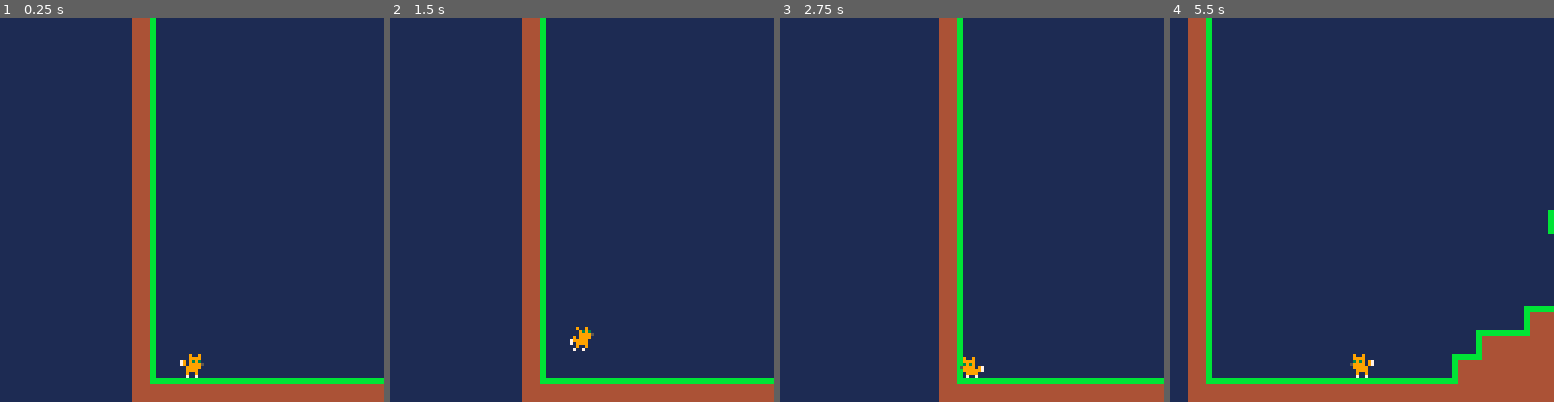
Above: before the commit, frames 1-4 (left to right).
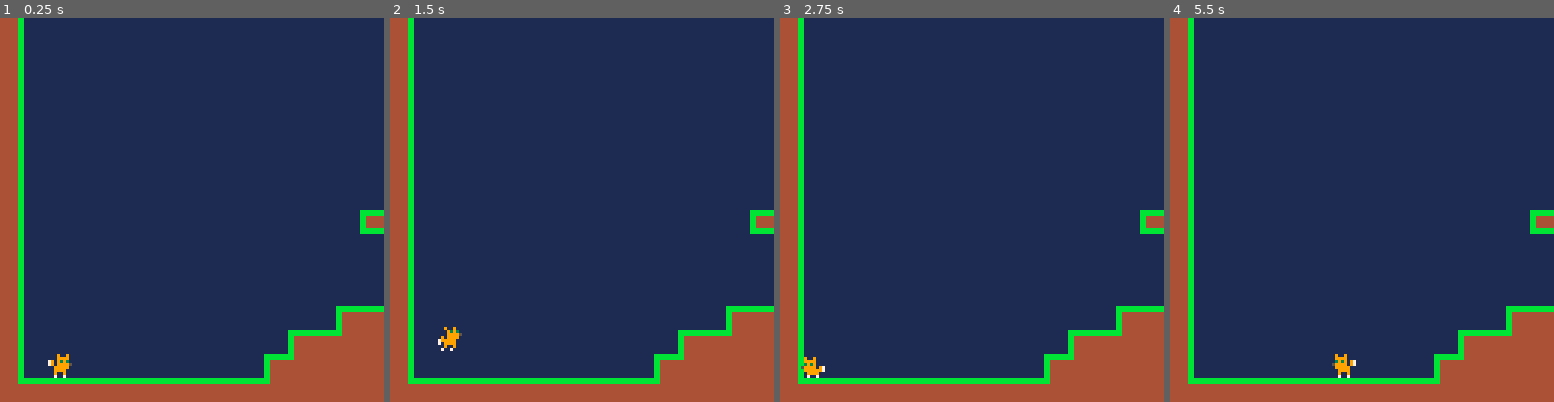
Above: after the commit, the same moments.

Repository: SSM240/FoxQuest
Game: PICO-8 cartridge foxquest.p8
Same seed, same stepped clock (60 frames per second), same inputs: the game is played once before the commit and once after it.
Inputs:
- Up to frame 1 (0.25 s): no input
- Up to frame 2 (1.5 s): tap O (Z key) at 0.33, 0.7, 1.43 s; tap X (X key) at 1.07 s
- Up to frame 3 (2.75 s): hold Left 1.97-2.37 s; tap X (X key) at 2.07, 2.4, 2.73 s; tap O (Z key) at 2.22 s; hold Down from 2.42 s (still down)
- Up to frame 4 (5.5 s): release Down at 2.82 s; hold Right 2.87-3.53 s; tap X (X key) every 0.33 s from 3.07 to 5.4 s; tap O (Z key) at 3.1, 3.98, 4.87 s; hold Up 3.58-4.08 s; hold Right 4.13-4.53 s; hold Down 4.58-5.08 s; hold Left from 5.13 s (still down)

The runs differ from the first frame. In frame 1, 19% of the frame differs, in the area x 0-100%, y 0-100%; in frame 2, 19%; in frame 3, 20%; in frame 4, 13%.

Commit message:
add camera bounds

Diff:
--- a/foxquest.p8
+++ b/foxquest.p8
@@ -22,8 +22,7 @@
 		x = 0,
 		y = 0,
 		w = 16*4,
-		h = 16,
-		vertical = false
+		h = 16
 	}
 }
 
@@ -64,7 +63,17 @@
 
 function _draw()
 	cls(1)
-	camera(pl.x - 60, 0)
+	camera_x = clamp(
+		pl.x - 60,
+		room.x * 8,
+		room.x * 8 + room.w * 8 - 128
+	)
+	camera_y = clamp(
+		pl.y - 60,
+		room.y * 8,
+		room.y * 8 + room.h * 8 - 128
+	)
+	camera(camera_x, camera_y)
 	draw_level()
 	for actor in all(actors) do
 		actor:draw()
@@ -122,6 +131,11 @@
 function between(val, _min, _max)
 	return val >= _min
 		and val <= _max
+end
+
+function clamp(val, _min, _max)
+	return
+		max(min(val, _max), _min)
 end
 
 function is_in_solid(x, y)
